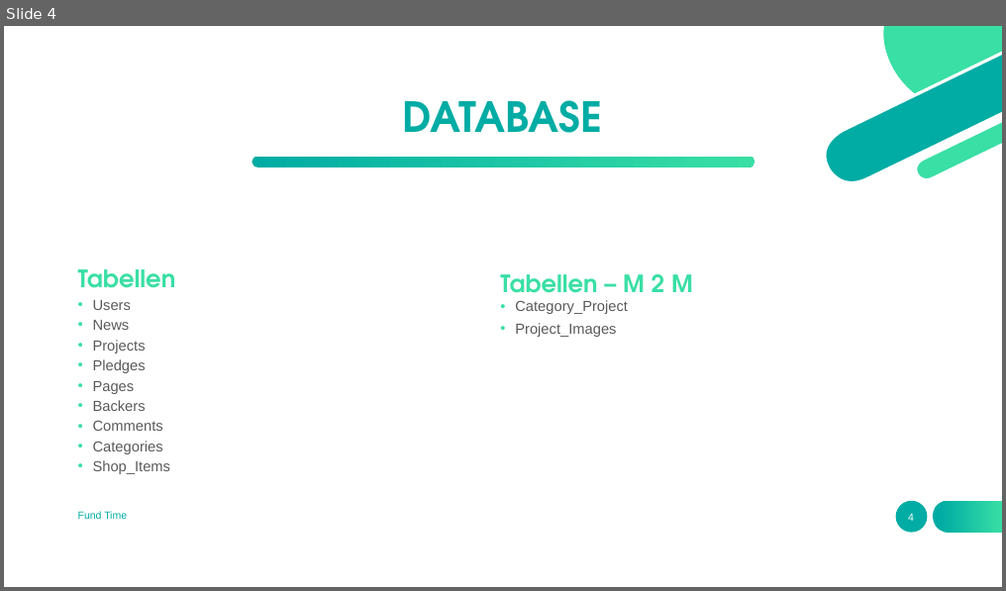
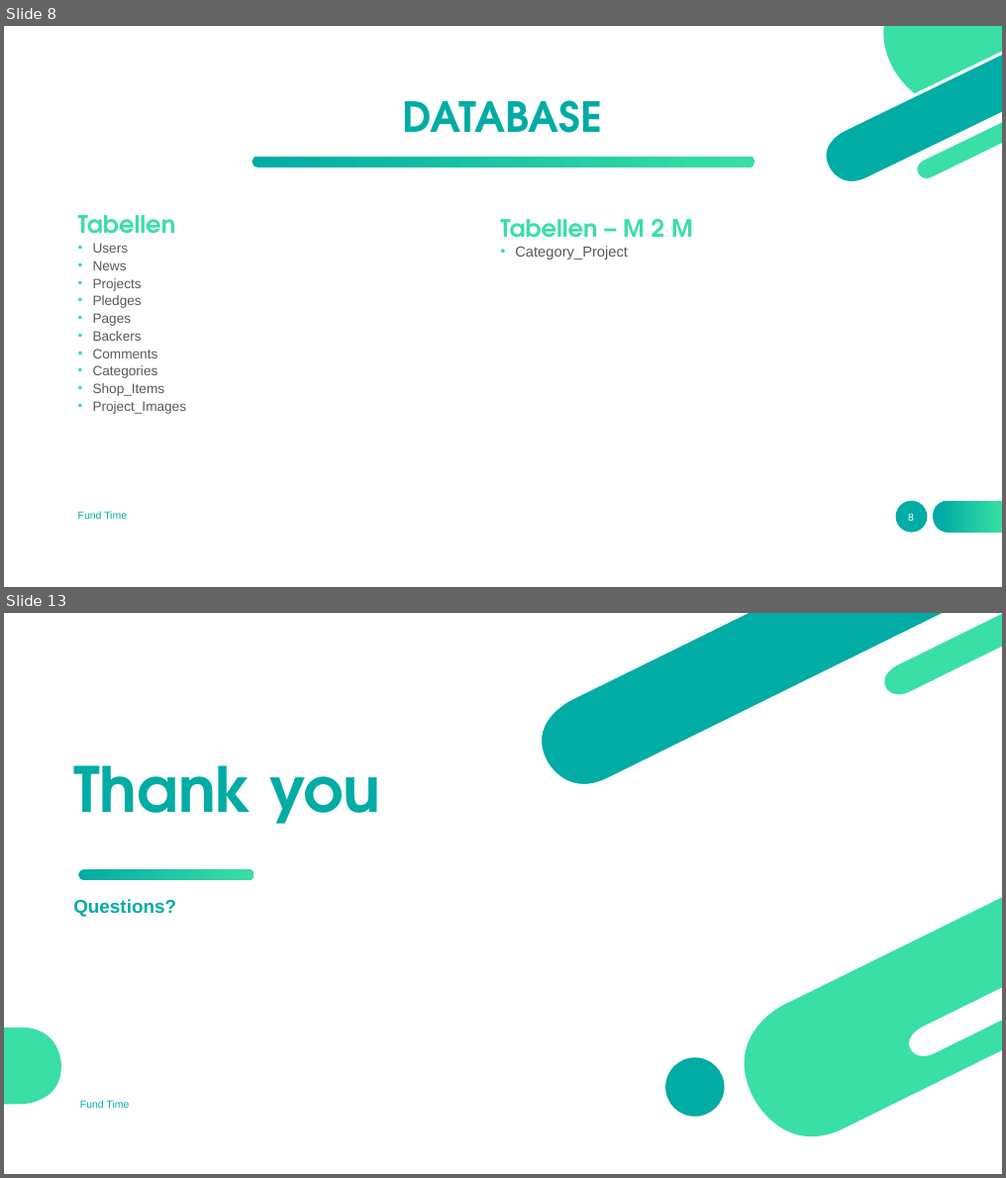
Before and after one commit to nawatend/fundtime, a slide deck: docs/Fund Time.pptx. Shown one above the other, each under a label of ours: slide 4 before the commit, slides 8 and 13 after it; the slides between them are not shown. The pictures are 1006x591 and 1006x1178 pixels, drawn with LibreOffice and Linux fonts; fonts in the diff are those of the drawing. Boxes give left, top, right and bottom in pixels: in the first picture for what was removed or moved away, otherwise in the second. Text is boxed around its words. In the diff, an @@ line names an element or a change of style, - is before the commit and + after.

```diff
--- a/docs/Fund Time.pptx
+++ b/docs/Fund Time.pptx
@@ slide 13 added at (4, 613, 1002, 1174), background #FFFFFF @@
@@ freeform shape added at (538, 613, 949, 788), fill #FFFFFF @@
@@ freeform shape added at (540, 613, 946, 786), fill #00ACA4 @@
@@ freeform shape added at (884, 613, 1002, 695), fill #39DFA4 @@
@@ title added at (73, 765, 380, 824), 60 pt, text gradient #00ACA4 to #39DFA4, bold @@
+Thank you
@@ freeform shape added at (77, 869, 254, 881), fill gradient #00ACA4 to #39DFA4 @@
@@ subtitle added at (73, 899, 176, 917), 18 pt, text #00ACA4, bold @@
+Questions?
@@ freeform shape added at (744, 897, 1002, 1138), fill #39DFA4 @@
@@ freeform shape added at (908, 986, 1002, 1057), fill #FFFFFF @@
@@ freeform shape added at (4, 1027, 61, 1105), fill #39DFA4 @@
@@ freeform shape added at (664, 1057, 725, 1118), fill #00ACA4 @@
@@ text added at (80, 1100, 129, 1108), 10 pt, text #00ACA4 @@
+Fund Time
@@ what was slide 4 is now slide 8 @@
@@ slide 8 changed as well @@
@@ text at (93, 243, 165, 396): size 14 to 12.9 pt in "Users", "News", "Projects", "Pledges" and 5 more places; line spacing 0.8 to 0.7 @@
@@ 4 texts: place and size @@
-4 texts at (78, 270, 693, 474)
+4 texts at (78, 215, 693, 414)
@@ text at (515, 323, 616, 337): paragraph removed @@
-• Project_Images
@@ text at (93, 401, 187, 414): paragraph added @@
+• Project_Images
@@ page number at (908, 513, 914, 521): text changed @@
-4
+8
```
Also in this commit, not shown: 4 other slides changed, 7 other slides added, 6 slides removed, 4 other files.
